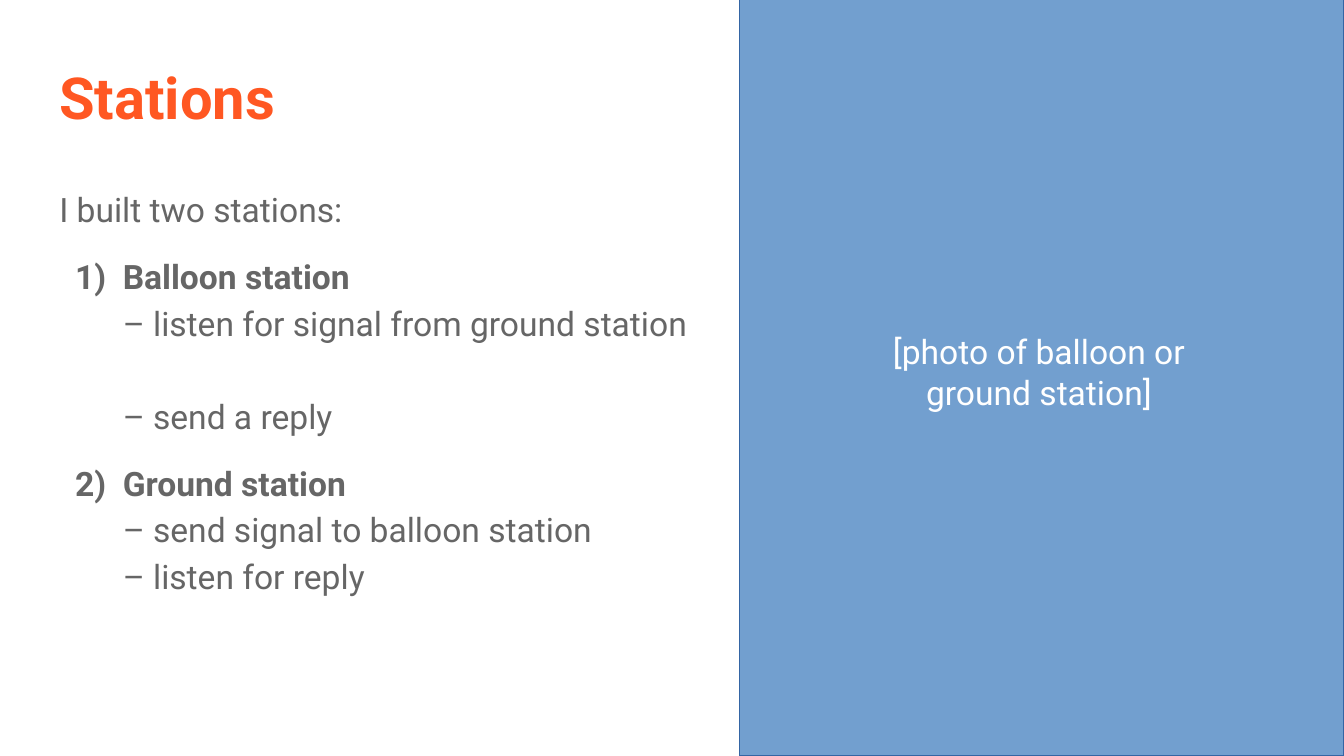
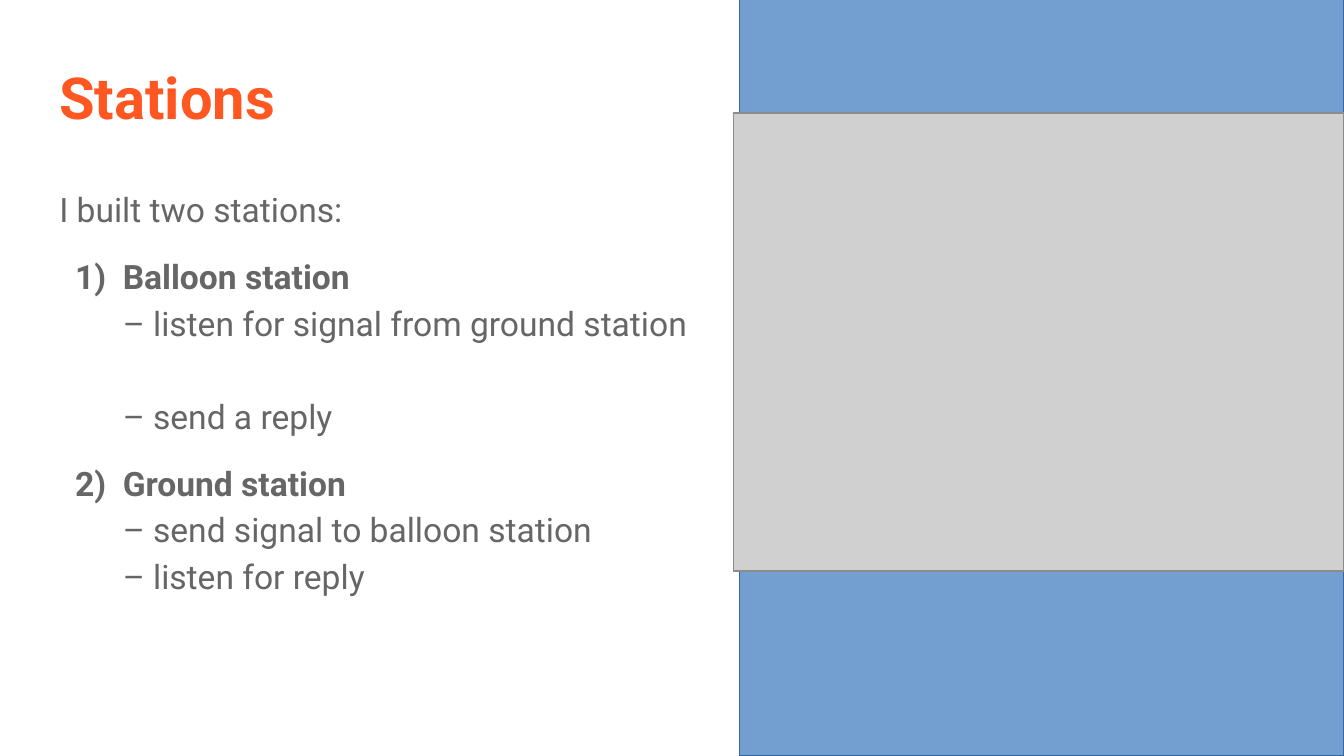
Before and after one commit to stratoscience25/arduino-workshop-logan, a slide deck: slide 6 of Ham xposition presentation/LoganCaramanna_Presentation.odp. Drawn at 1344x756 pixels with LibreOffice and Linux fonts; fonts in the diff are those of the drawing; grey boxes stand for pictures. Boxes give left, top, right and bottom in pixels: in the first picture for what was removed or moved away, otherwise in the second. Text is boxed around its words. In the diff, an @@ line names an element or a change of style, - is before the commit and + after.

```diff
--- a/Ham xposition presentation/LoganCaramanna_Presentation.odp
+++ b/Ham xposition presentation/LoganCaramanna_Presentation.odp
@@ picture added at bbox=[734, 113, 1344, 571] @@
@@ text removed at bbox=[893, 336, 1185, 412] @@
-[photo of balloon or ground station]
```
Also in this commit, not shown: 2 other slides changed, 1 other file.
